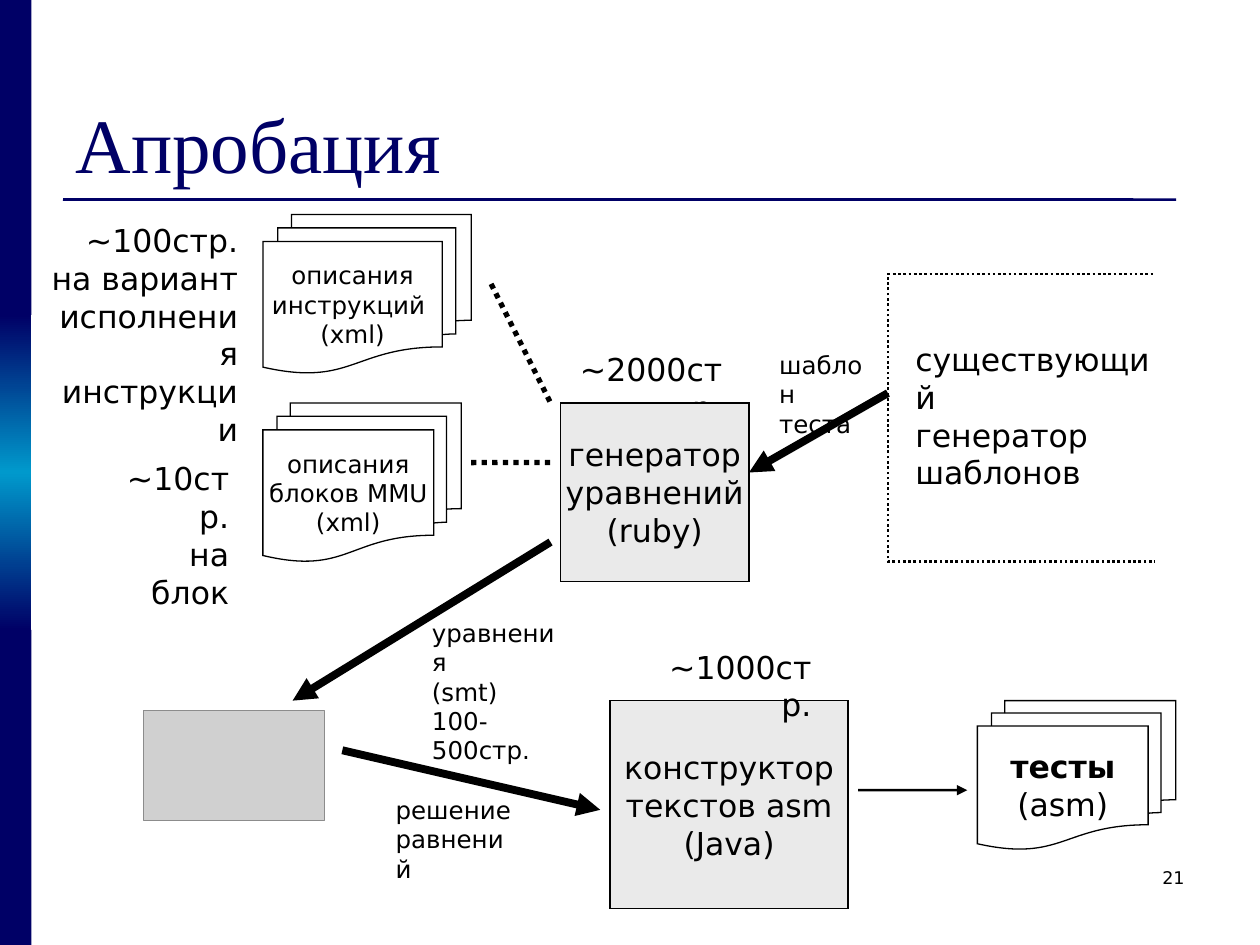
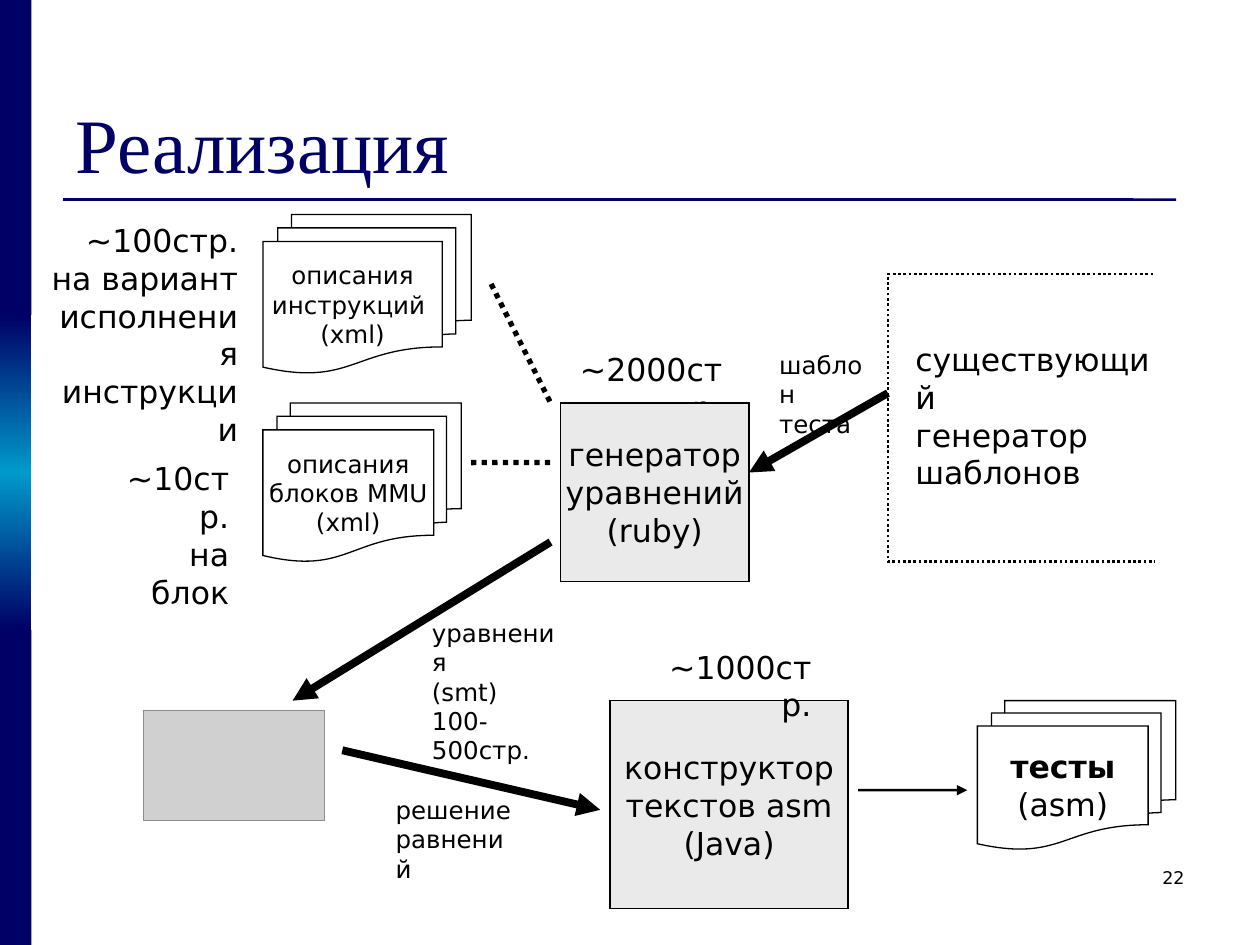
Before and after one commit to kornevgen/tesla-project, a slide deck: slide 22 of papers/THESIS/talks/pred/prethesis8.ppt (slide 21 before the commit). Drawn at 1260x945 pixels with LibreOffice and Linux fonts; fonts in the diff are those of the drawing; grey boxes stand for pictures. Boxes give left, top, right and bottom in pixels: in the first picture for what was removed or moved away, otherwise in the second. Text is boxed around its words. In the diff, an @@ line names an element or a change of style, - is before the commit and + after.

```diff
--- a/papers/THESIS/talks/pred/prethesis8.ppt
+++ b/papers/THESIS/talks/pred/prethesis8.ppt
@@ title at (76, 122, 450, 188): text changed @@
-Апробация
+Реализация
@@ page number at (1162, 871, 1184, 884): text changed @@
-21
+22
```
Also in this commit, not shown: 3 other slides changed, 1 slide added.
